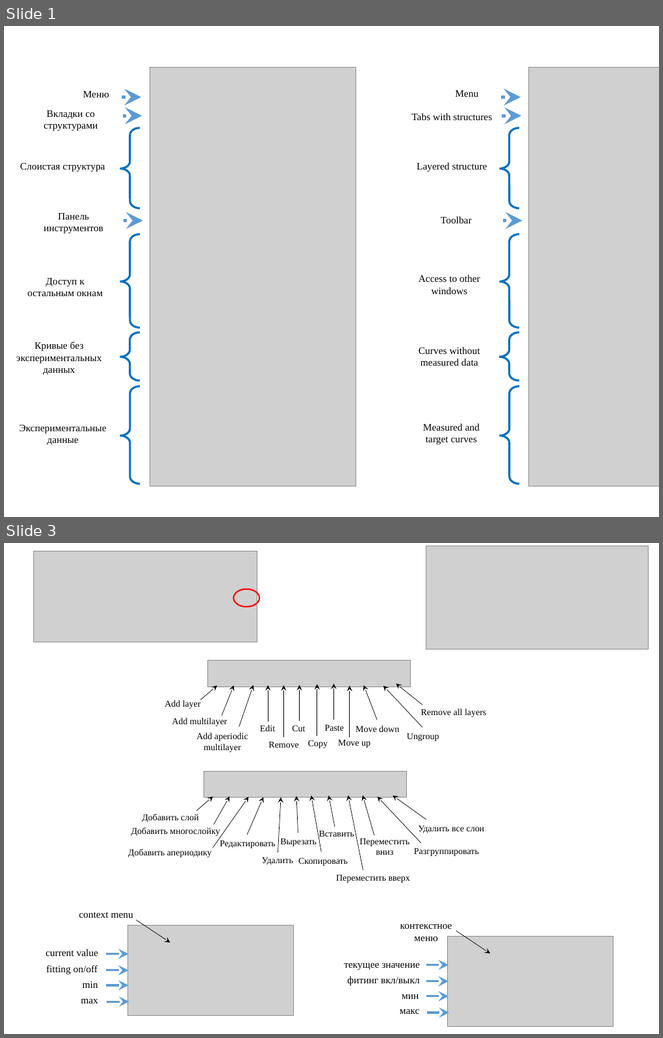
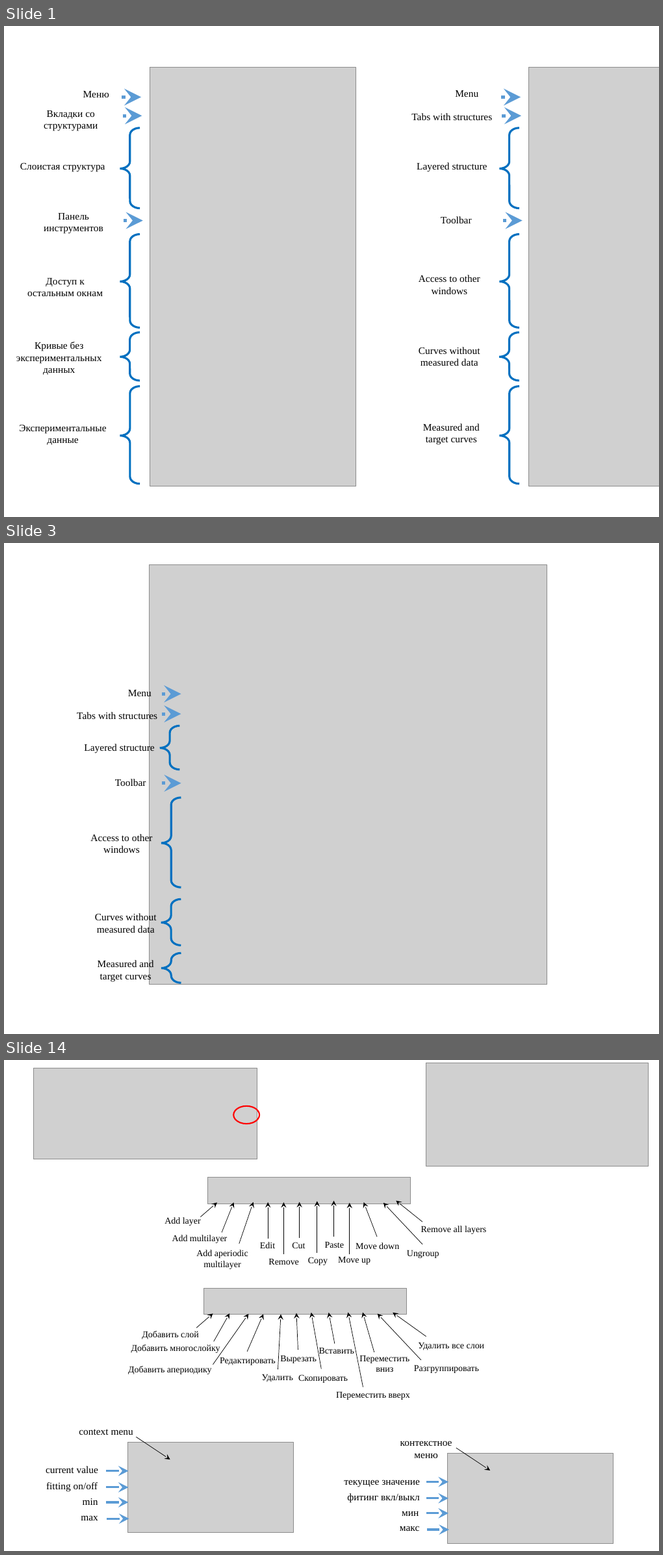
Before and after one commit to svech/Multifitting, a slide deck: manual/Pictures 2.0.pptx. Shown one above the other, each under a label of ours: slides 1 and 3 before the commit, slides 1, 3 and 14 after it; the slides between them are not shown. The pictures are 663x1038 and 663x1555 pixels, drawn with LibreOffice and Linux fonts; fonts in the diff are those of the drawing; grey boxes stand for pictures. Boxes give left, top, right and bottom in pixels: in the first picture for what was removed or moved away, otherwise in the second. Text is boxed around its words. In the diff, an @@ line names an element or a change of style, - is before the commit and + after.

```diff
--- a/manual/Pictures 2.0.pptx
+++ b/manual/Pictures 2.0.pptx
@@ slide 3 added at <box>4,543,659,1034</box>, background #FFFFFF @@
@@ group added at <box>77,565,547,985</box>: 7 texts, 4 left braces, 3 arrows, 1 picture @@
+Menu
+Layered structure
+Toolbar
+Access to other windows
+Measured and target curves
+Curves without measured data
+Tabs with structures
@@ what was slide 3 is now slide 14 @@
```
Also in this commit, not shown: 1 slide changed, 10 other slides added, 7 other files.
